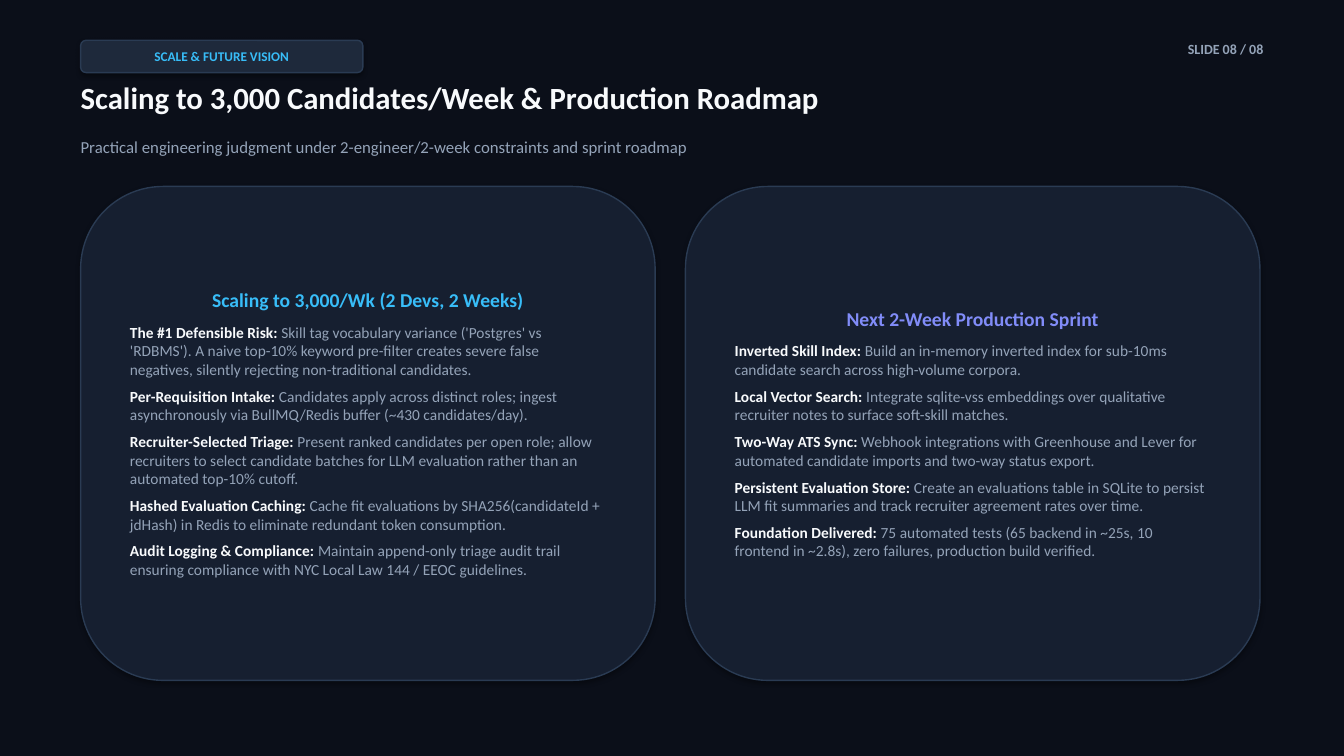
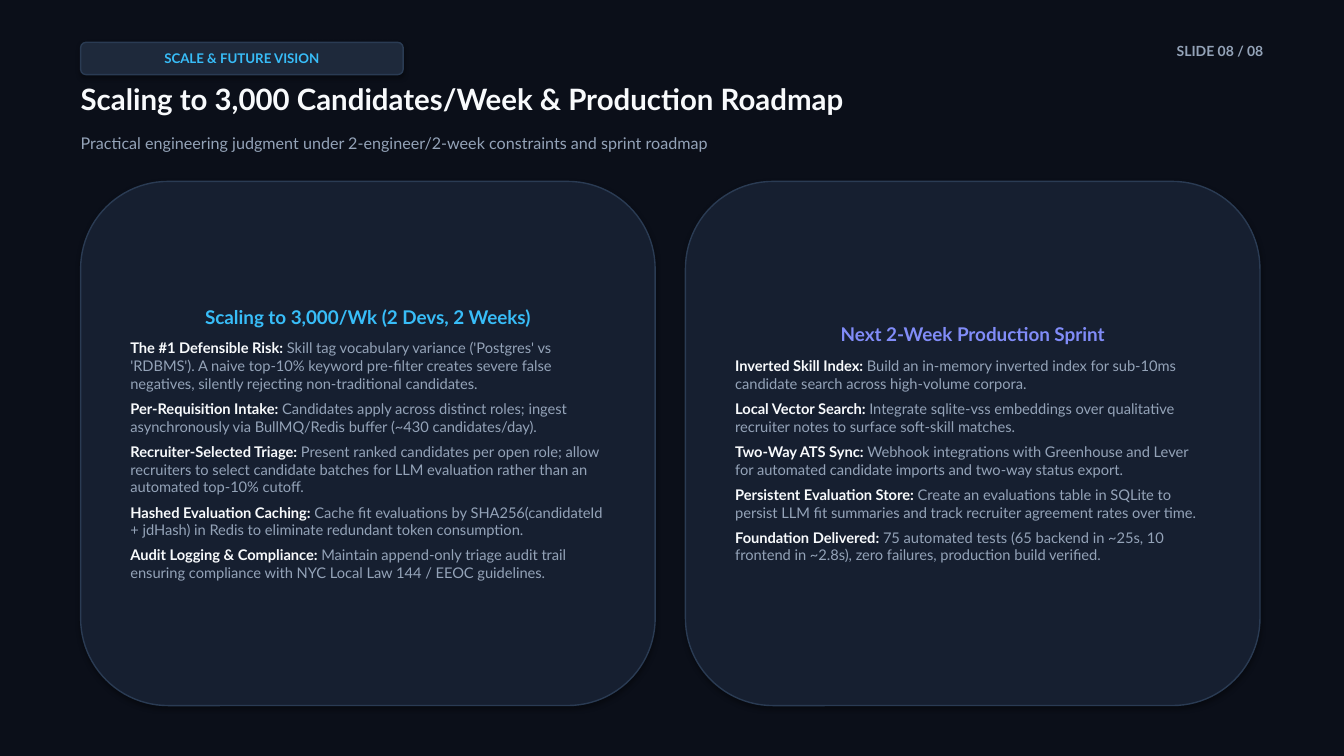
Before and after one commit to Gowtham20065/gccx-candidate-triage, a slide deck: slide 8 of docs/gccx-candidate-triage-presentation.pptx. Drawn at 1344x756 pixels with LibreOffice and Linux fonts; fonts in the diff are those of the drawing. Boxes give left, top, right and bottom in pixels: in the first picture for what was removed or moved away, otherwise in the second. Text is boxed around its words. In the diff, an @@ line names an element or a change of style, - is before the commit and + after.

Commit message:
fix(docs): format and structure PowerPoint presentation geometry and typography

```diff
--- a/docs/gccx-candidate-triage-presentation.pptx
+++ b/docs/gccx-candidate-triage-presentation.pptx
@@ rounded rectangle "SCALE & FUTURE VISION": place and size @@
-rounded rectangle "SCALE & FUTURE VISION" at [81, 40, 363, 73]
+rounded rectangle "SCALE & FUTURE VISION" at [81, 42, 403, 75]
@@ rounded rectangle "SCALE & FUTURE VISION" at [81, 42, 403, 75]: font Calibri to Lato @@
@@ text "SLIDE 08 / 08" at [1177, 46, 1263, 56]: font Calibri to Lato @@
@@ text "SLIDE 08 / 08": place and size @@
-text "SLIDE 08 / 08" at [1188, 44, 1263, 54]
+text "SLIDE 08 / 08" at [1177, 46, 1263, 56]
@@ text "Scaling to 3,000 Candidates/Week & ..." at [81, 88, 844, 115]: size 22 to 21 pt, font Calibri to Lato @@
@@ text "Practical engineering judgment under 2-engineer/2-week ..." at [81, 137, 708, 152]: size 12 to 11.5 pt, font Calibri to Lato @@
@@ rounded rectangle "Scaling to 3,000/Wk (2 Devs, ...": place and size @@
-rounded rectangle "Scaling to 3,000/Wk (2 Devs, ..." at [81, 187, 655, 681]
+rounded rectangle "Scaling to 3,000/Wk (2 Devs, ..." at [81, 181, 655, 706]
@@ rounded rectangle "Scaling to 3,000/Wk (2 Devs, ..." at [81, 181, 655, 706]: size 14 to 13.5 pt in "Scaling to 3,000/Wk (2 Devs, 2 Weeks)"; font Calibri to Lato, size 11 to 10.5 pt @@
@@ rounded rectangle "Next 2-Week Production Sprint": place and size @@
-rounded rectangle "Next 2-Week Production Sprint" at [686, 187, 1260, 681]
+rounded rectangle "Next 2-Week Production Sprint" at [686, 181, 1260, 706]
@@ rounded rectangle "Next 2-Week Production Sprint" at [686, 181, 1260, 706]: size 14 to 13.5 pt in "Next 2-Week Production Sprint"; font Calibri to Lato, size 11 to 10.5 pt @@
```
Also in this commit, not shown: 7 other slides changed, 1 other file.
